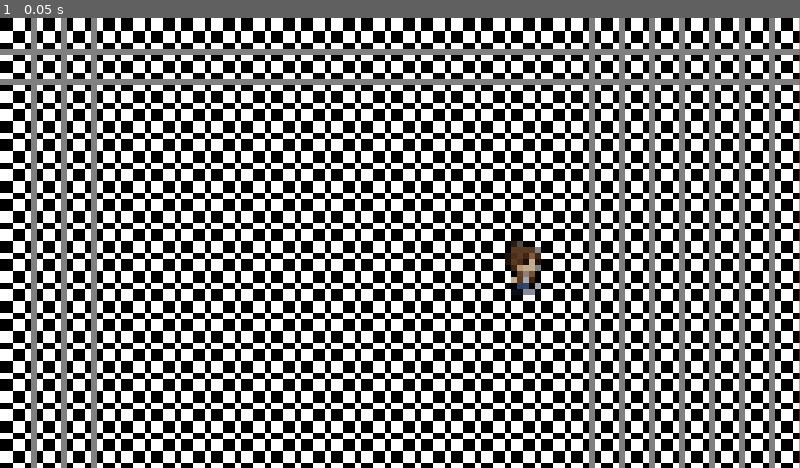
Above: before the commit, frame 1.
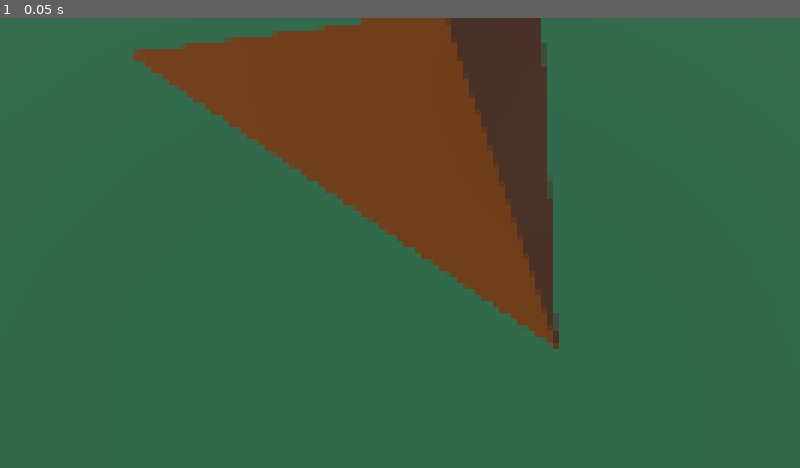
Above: after the commit, the same moment.

Repository: tahsin-s/PIxel-Perfect-3D
Game: Godot game, scene res://movement_test.tscn
The game is run twice, just before and just after one commit, with the same random seed, the same clock (stepped at 60 frames per second) and the same inputs. Before the commit the project starts from res://test_scene.tscn. The engine's default icon, where the game draws it, is replaced by a stand-in: a white triangle on a blue panel in a dark square.
Inputs:
- Up to frame 1 (0.05 s): no input

The runs differ from the first frame. In frame 1, 100% of the frame differs, in the area x 0-100%, y 0-100%.

Commit message:
Create terrain

Diff:
--- /dev/null
+++ b/movement_test.tscn
@@ -0,0 +1,56 @@
+[gd_scene load_steps=9 format=3 uid="uid://b4uhalkwbowqb"]
+
+[ext_resource type="Script" path="res://Scaling_preset.gd" id="1_o7ww0"]
+[ext_resource type="Shader" path="res://pixelation.gdshader" id="2_avdps"]
+[ext_resource type="Texture2D" uid="uid://bdeuj5wy7a1d3" path="res://icon.svg" id="3_wjvi5"]
+
+[sub_resource type="StandardMaterial3D" id="StandardMaterial3D_5rnfq"]
+albedo_color = Color(0.188235, 0.454902, 0.317647, 1)
+
+[sub_resource type="BoxMesh" id="BoxMesh_ajmw5"]
+material = SubResource("StandardMaterial3D_5rnfq")
+size = Vector3(100, 1, 100)
+
+[sub_resource type="StandardMaterial3D" id="StandardMaterial3D_8tfb6"]
+albedo_color = Color(0.458824, 0.231373, 0, 1)
+
+[sub_resource type="PrismMesh" id="PrismMesh_4pqe8"]
+material = SubResource("StandardMaterial3D_8tfb6")
+left_to_right = 0.6
+size = Vector3(31, 10.048, 10)
+
+[sub_resource type="ShaderMaterial" id="ShaderMaterial_e4rp3"]
+shader = ExtResource("2_avdps")
+shader_parameter/pixelSize = 6.0
+
+[node name="movement_test" type="Node3D"]
+
+[node name="Scaling_preset" type="Node3D" parent="."]
+transform = Transform3D(1, 0, 0, 0, 1, 0, 0, 0, 1, 0, -0.5, -3)
+script = ExtResource("1_o7ww0")
+
+[node name="Grass" type="MeshInstance3D" parent="Scaling_preset"]
+mesh = SubResource("BoxMesh_ajmw5")
+
+[node name="Mountain" type="MeshInstance3D" parent="Scaling_preset"]
+transform = Transform3D(0.823938, 0.347322, -0.447765, 0, 0.790155, 0.612907, 0.56668, -0.504998, 0.651039, 0, 0.161514, -4.6853)
+mesh = SubResource("PrismMesh_4pqe8")
+skeleton = NodePath("../Grass")
+
+[node name="DirectionalLight3D" type="DirectionalLight3D" parent="Scaling_preset"]
+transform = Transform3D(0.990002, -0.0612482, -0.127066, 0.141057, 0.429868, 0.891805, 0, -0.900812, 0.434209, 0, 0, 0)
+
+[node name="CameraPivot" type="Marker3D" parent="."]
+transform = Transform3D(1, 0, 0, 0, 0.5, 0.866025, 0, -0.866025, 0.5, 0, 0, 0)
+
+[node name="Camera3D" type="Camera3D" parent="CameraPivot"]
+transform = Transform3D(1, 0, 0, 0, 1, 0, 0, 0, 1, 0, 0, 20)
+projection = 1
+fov = 37.8493
+size = 22.5
+
+[node name="Pixelation" type="Sprite2D" parent="."]
+material = SubResource("ShaderMaterial_e4rp3")
+scale = Vector2(15, 8.438)
+texture = ExtResource("3_wjvi5")
+centered = false
--- a/project.godot
+++ b/project.godot
@@ -11,7 +11,7 @@
 [application]
 
 config/name="Hybrid 2dv 2"
-run/main_scene="res://test_scene.tscn"
+run/main_scene="res://movement_test.tscn"
 config/features=PackedStringArray("4.2", "GL Compatibility")
 config/icon="res://icon.svg"
 
